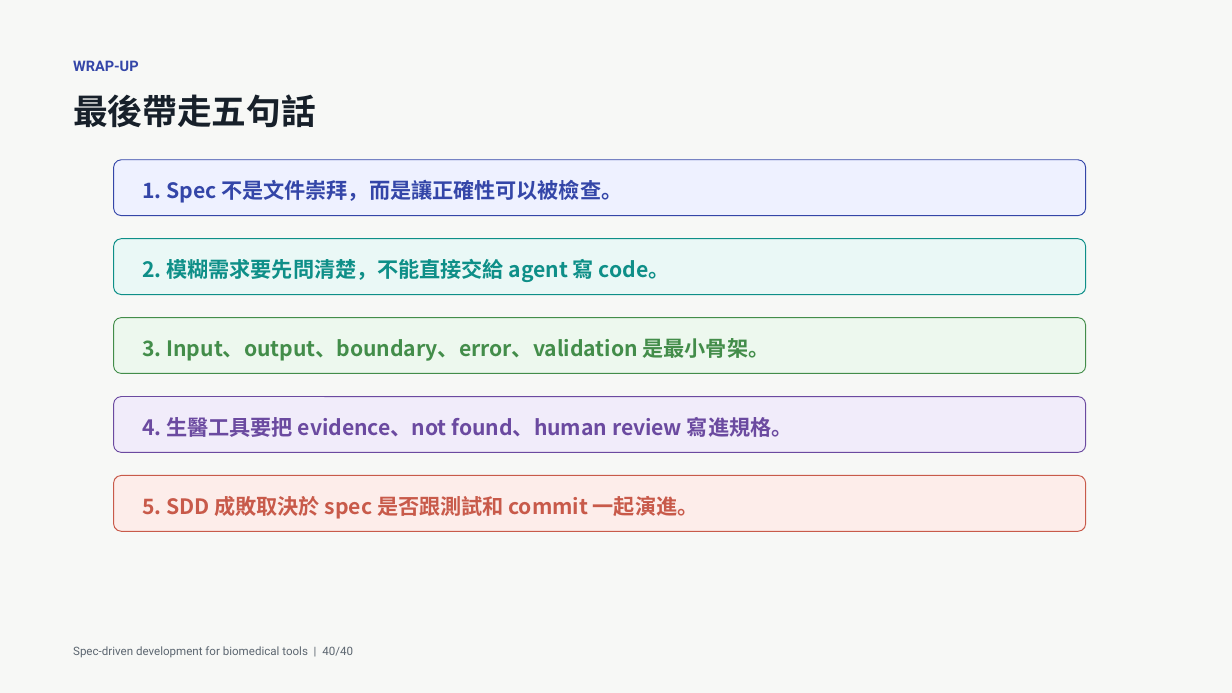
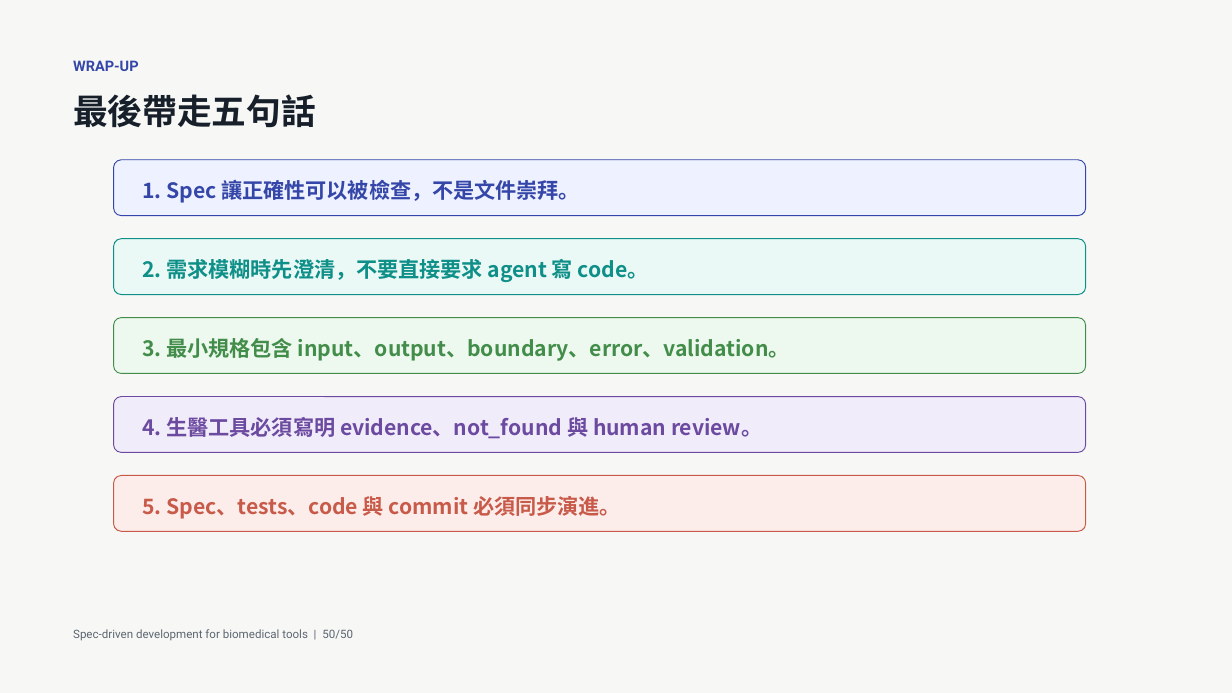
Before and after one commit to godkin1211/LLM_applications_on_BioMedicalData, a slide deck: slide 50 of slides/lesson-08-spec-driven-development-biomedical-tools.pptx (slide 40 before the commit). Drawn at 1232x693 pixels with LibreOffice and Linux fonts; fonts in the diff are those of the drawing. Boxes give left, top, right and bottom in pixels: in the first picture for what was removed or moved away, otherwise in the second. Text is boxed around its words. In the diff, an @@ line names an element or a change of style, - is before the commit and + after.

```diff
--- a/slides/lesson-08-spec-driven-development-biomedical-tools.pptx
+++ b/slides/lesson-08-spec-driven-development-biomedical-tools.pptx
@@ text at bbox=[142, 180, 580, 203]: text changed @@
-1. Spec 不是文件崇拜，而是讓正確性可以被檢查。
+1. Spec 讓正確性可以被檢查，不是文件崇拜。
@@ text at bbox=[142, 259, 649, 282]: text changed @@
-2. 模糊需求要先問清楚，不能直接交給 agent 寫 code。
+2. 需求模糊時先澄清，不要直接要求 agent 寫 code。
@@ text at bbox=[142, 338, 790, 361]: text changed @@
-3. Input、output、boundary、error、validation 是最小骨架。
+3. 最小規格包含 input、output、boundary、error、validation。
@@ text at bbox=[142, 417, 762, 439]: text changed @@
-4. 生醫工具要把 evidence、not found、human review 寫進規格。
+4. 生醫工具必須寫明 evidence、not_found 與 human review。
@@ text at bbox=[142, 496, 621, 519]: text changed @@
-5. SDD 成敗取決於 spec 是否跟測試和 commit 一起演進。
+5. Spec、tests、code 與 commit 必須同步演進。
@@ text at bbox=[73, 629, 353, 641]: text changed @@
-Spec-driven development for biomedical tools | 40/40
+Spec-driven development for biomedical tools | 50/50
```
Also in this commit, not shown: 37 other slides changed, 12 slides added, 2 slides removed, 2 other files.
